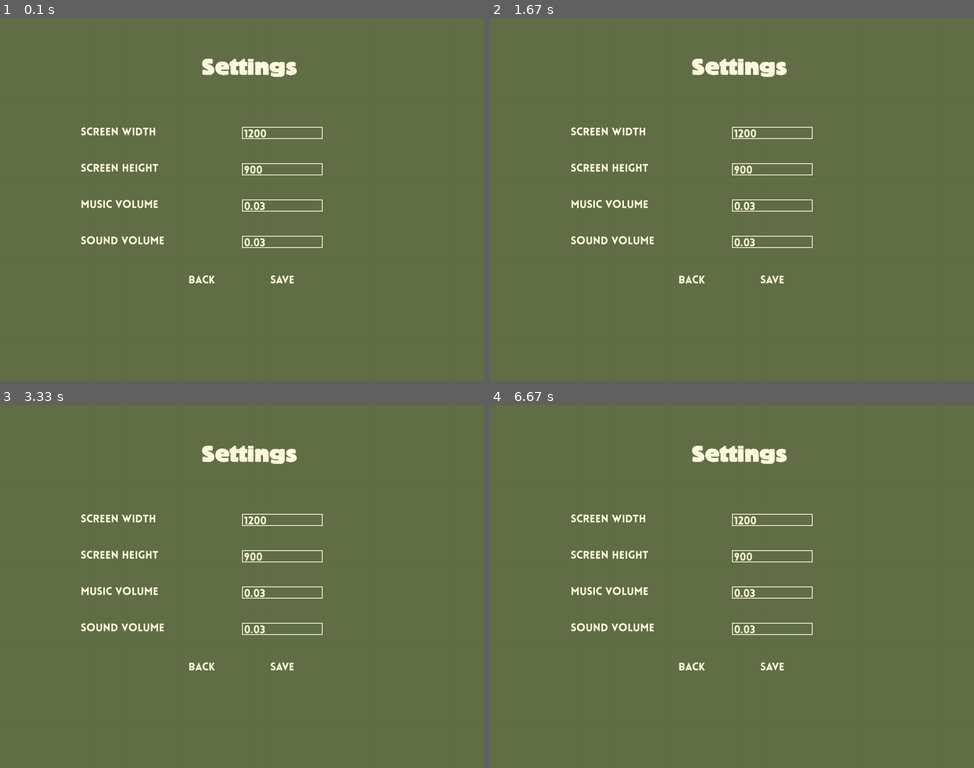
Above: before the commit, frames 1-4 (two rows, left to right).
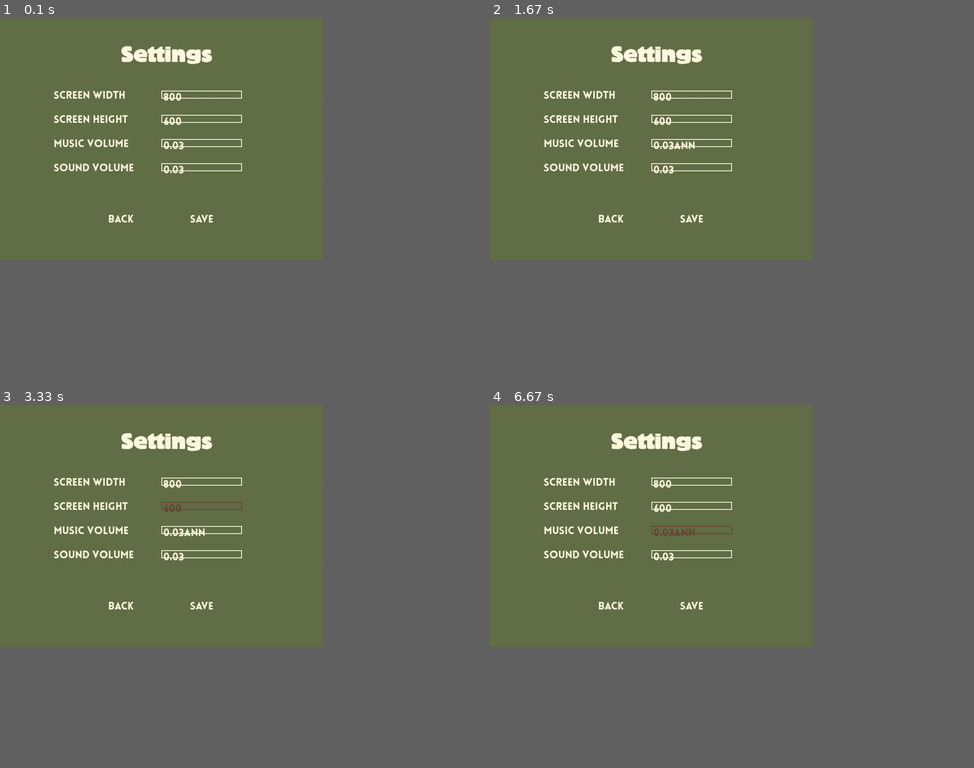
Above: after the commit, the same moments.

Repository: hauuto/Whack-a-mole
Game: pygame game, started from src/main.py
The game is run twice, just before and just after one commit, with the same random seed, the same clock (stepped at 60 frames per second) and the same inputs.
Inputs (mouse positions are in pixels of both pictures, inside the frame that each line leads up to):
- Up to frame 1 (0.1 s): no input
- Up to frame 2 (1.67 s): click (649, 137) at 0.38 s; type "ann" at 0.67 s; tap Enter at 1 s; click (693, 94) at 1.27 s, where only the run after the commit has a clickable "800"; click (770, 224) at 1.6 s
- Up to frame 3 (3.33 s): click (164, 550) at 2.43 s; click (150, 484) at 2.77 s; click (227, 506) at 3.1 s
- Up to frame 4 (6.67 s): click (736, 506) at 3.43 s; click (717, 484) at 4.27 s; click (557, 477) at 4.6 s; click (693, 506) at 5.43 s, where only the run after the commit has a clickable "600"; click (601, 597) at 5.77 s; click (693, 528) at 6.6 s, where only the run after the commit has a clickable "0.03ann"
In our replay, the window is 900x675 before the commit and 600x450 after it. These sizes can differ from the game's own. Grey fills any space a smaller window leaves; there, only what the larger window draws over its background counts as a difference.

The runs differ from the first frame. In frame 1, 4.3% of the frame differs, in the area x 11-67%, y 7-74%; in frame 2, 4.3%; in frame 3, 4.3%; in frame 4, 4.3%.

Commit message:
refactor: settings.py name

Diff:
--- a/src/settings.py
+++ b/src/settings.py
@@ -5,8 +5,8 @@
 # Game settings
 
 # Screen settings
-screen_width = 1200
-screen_height = 900
+screen_width = 800
+screen_height = 600
 screen_size = (screen_width, screen_height)
 
 # Sound settings
